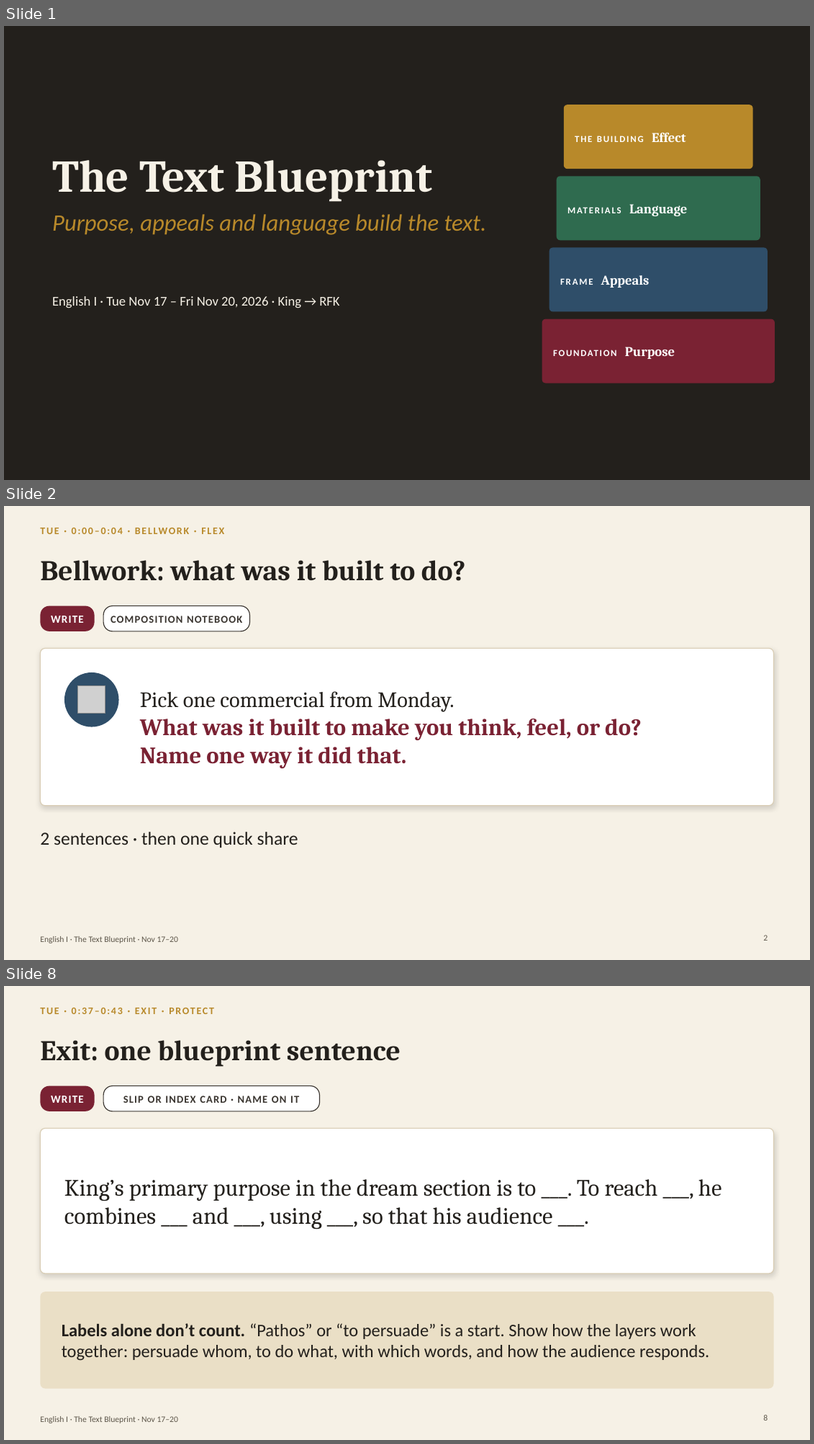
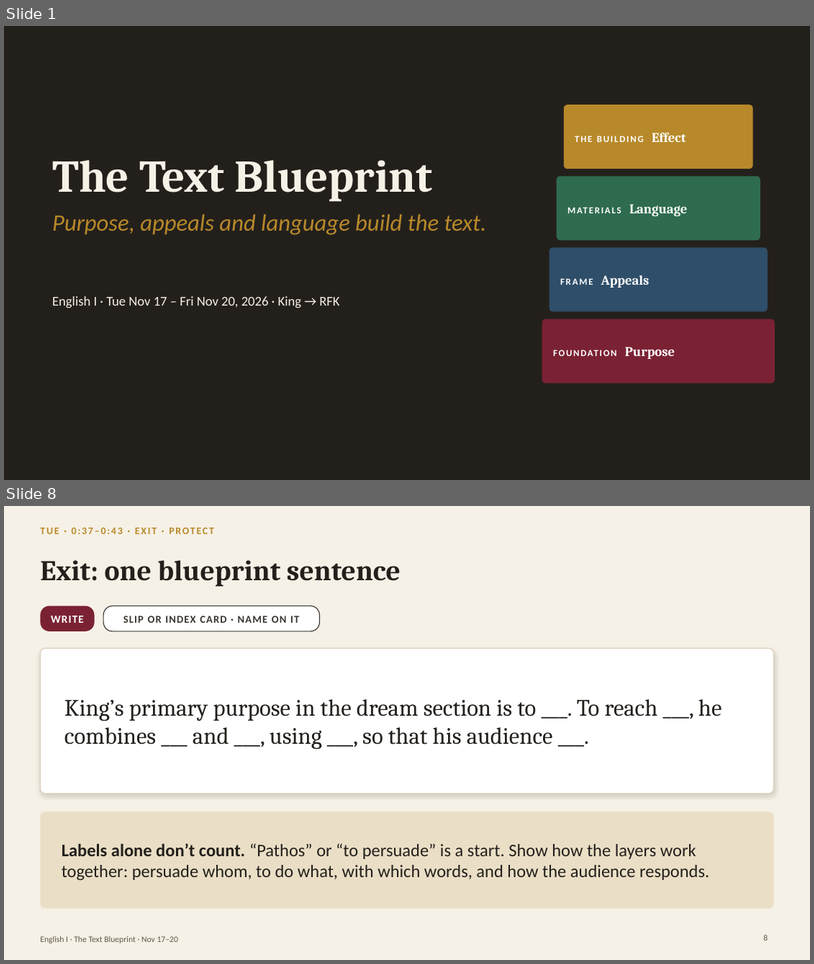
Before and after one commit to bookfairshit/Unit-2.2-Informational-Text, a slide deck: lumio/text-blueprint-nov-17-20.pptx. Shown one above the other, each under a label of ours: slides 1, 2 and 8 before the commit, slides 1 and 8 after it; the slides between them are not shown. The pictures are 814x1444 and 814x964 pixels, drawn with LibreOffice and Linux fonts; fonts in the diff are those of the drawing; grey boxes stand for pictures. Boxes give left, top, right and bottom in pixels: in the first picture for what was removed or moved away, otherwise in the second. Text is boxed around its words. In the diff, an @@ line names an element or a change of style, - is before the commit and + after.

```diff
--- a/lumio/text-blueprint-nov-17-20.pptx
+++ b/lumio/text-blueprint-nov-17-20.pptx
@@ slide 2 removed at (x1=4, y1=506, x2=810, y2=960), background #F6F1E6; not listed: 1 template element that a slide beside it also shows @@
@@ text removed at (x1=72, y1=528, x2=87, y2=534) @@
-TUE · 0:00–0:04 · BELLWORK · FLEX
@@ title removed at (x1=40, y1=560, x2=466, y2=581) @@
-Bellwork: what was it built to do?
@@ rounded rectangle removed at (x1=40, y1=606, x2=95, y2=631) @@
-WRITE
@@ rounded rectangle removed at (x1=104, y1=606, x2=250, y2=631) @@
-COMPOSITION NOTEBOOK
@@ rounded rectangle removed at (x1=40, y1=648, x2=774, y2=806) @@
@@ ellipse removed at (x1=64, y1=672, x2=119, y2=727) @@
@@ picture removed at (x1=78, y1=686, x2=106, y2=713) @@
@@ text removed at (x1=140, y1=691, x2=642, y2=768) @@
-Pick one commercial from Monday.
-What was it built to make you think, feel, or do?
-Name one way it did that.
@@ text removed at (x1=40, y1=831, x2=298, y2=847) @@
-2 sentences · then one quick share
@@ page number removed at (x1=764, y1=934, x2=768, y2=940) @@
-2
```
Also in this commit, not shown: 7 slides changed, 2 slides added, 4 other files.
